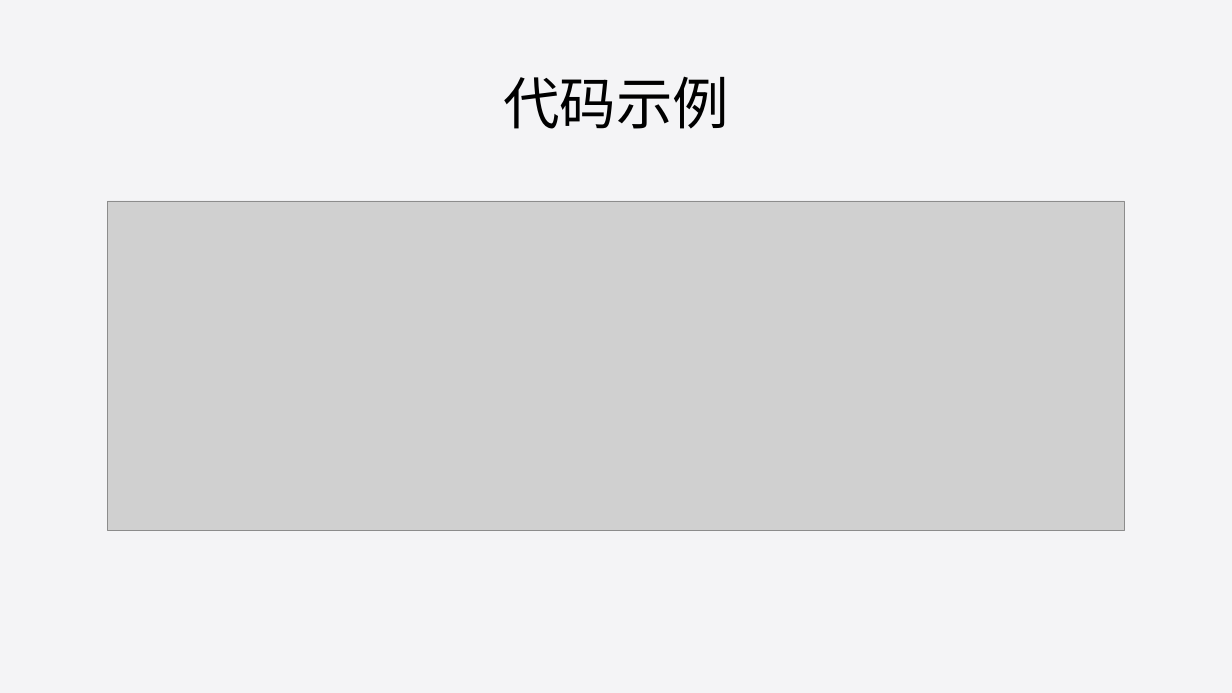
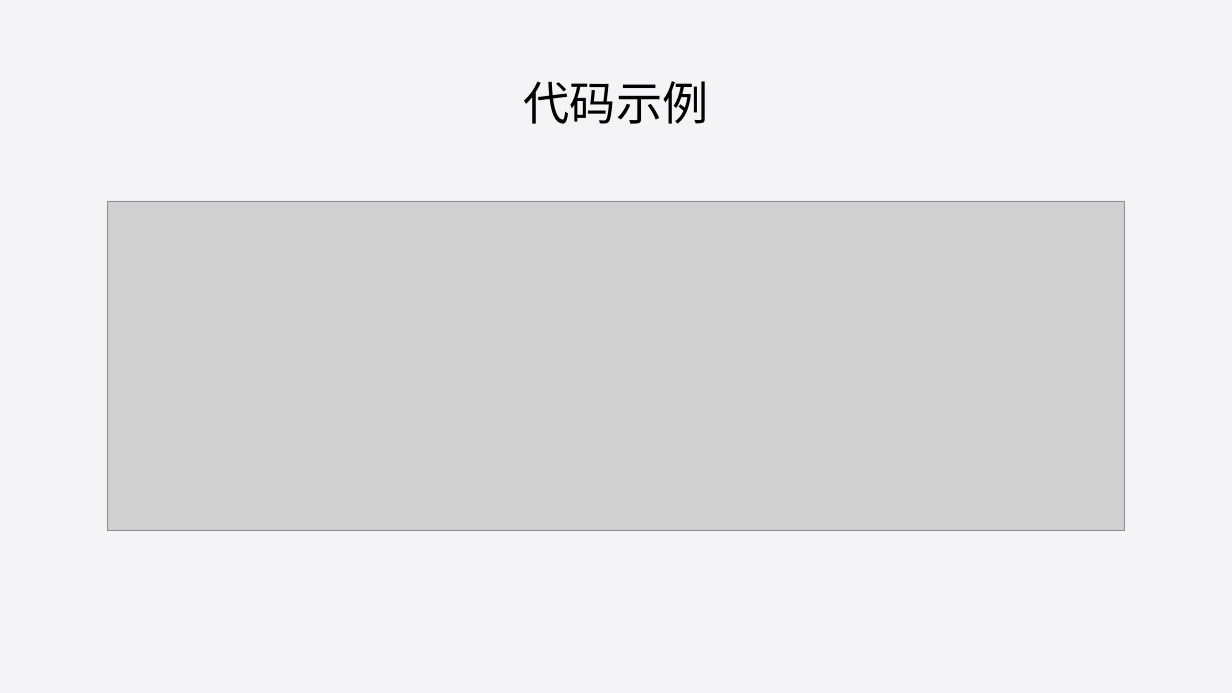
Before and after one commit to liuweiGL/share, a slide deck: slide 4 of ppt/JavaScript基础一.pptx. Drawn at 1232x693 pixels with LibreOffice and Linux fonts; fonts in the diff are those of the drawing; grey boxes stand for pictures. Boxes give left, top, right and bottom in pixels: in the first picture for what was removed or moved away, otherwise in the second. Text is boxed around its words. In the diff, an @@ line names an element or a change of style, - is before the commit and + after.

```diff
--- a/ppt/JavaScript基础一.pptx
+++ b/ppt/JavaScript基础一.pptx
@@ title "代码示例" at <box>524,81,709,124</box>: size 44 to 36 pt @@
```
Also in this commit, not shown: 7 other slides changed, 10 slides added, 7 other files.
